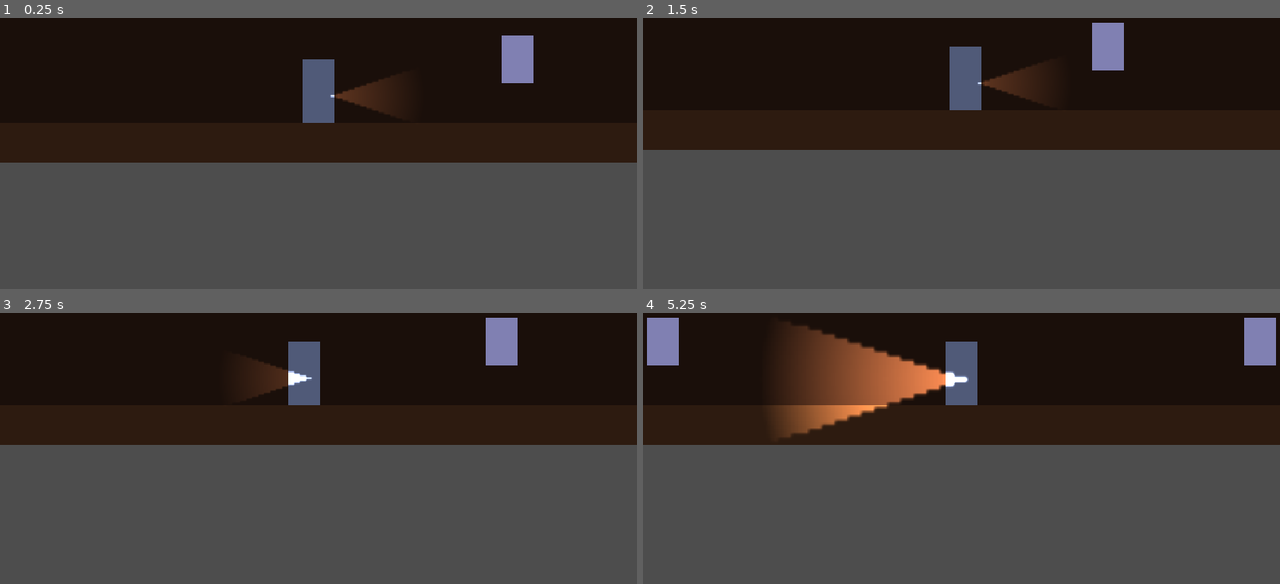
Above: before the commit, frames 1-4 (two rows, left to right).
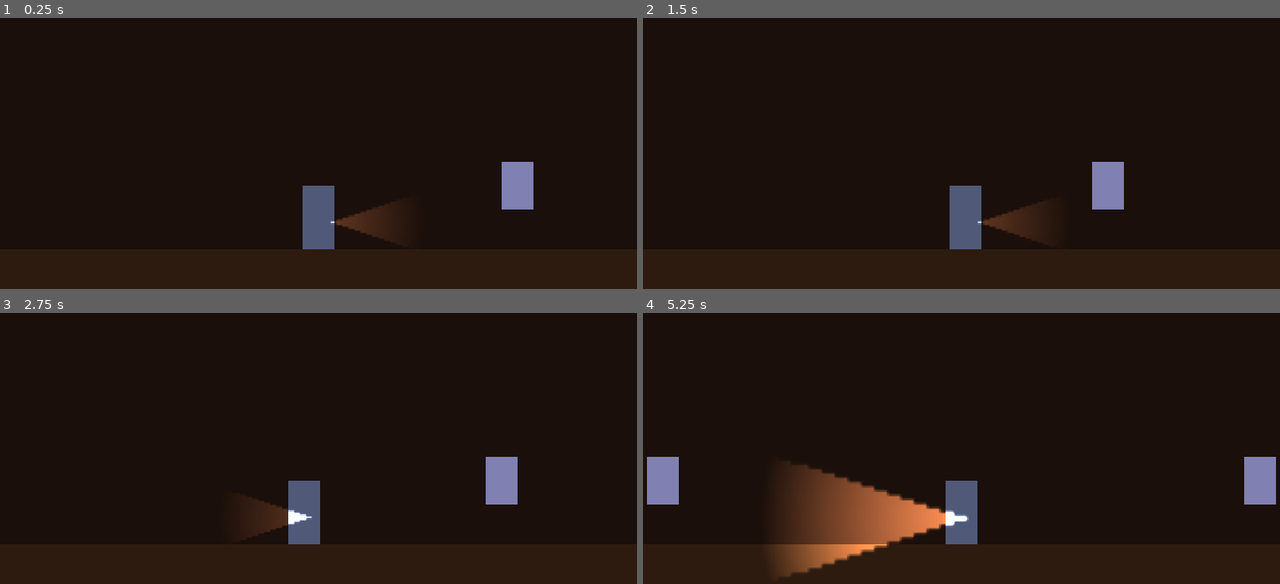
Above: after the commit, the same moments.

Repository: PNVDEVOPS/balagan_game
Game: Godot game, scene res://scenes/rooms/room_main_hall.tscn
Two runs of this game, one before a commit and one after it. Both use one fixed random seed, a clock stepped at 60 frames per second and the inputs below. This scene is started directly instead of the project's main scene.
Inputs (mouse positions are in pixels of both pictures, inside the frame that each line leads up to):
- Up to frame 1 (0.25 s): no input
- Up to frame 2 (1.5 s): tap Enter at 0.5 s; move the mouse to (929, 180) at 0.52 s; hold D (move_right) 0.53-1.25 s; hold Space (advance_dialogue) 0.53-1.25 s; click (929, 180) at 0.67 s; drag from (1152, 164) to (1120, 47) at 1.27 s
- Up to frame 3 (2.75 s): tap Space (advance_dialogue) at 2 s; move the mouse to (127, 350) at 2.02 s; hold A (move_left) from 2.03 s (still down); hold Q (hide) from 2.03 s (still down)
- Up to frame 4 (5.25 s): release A (move_left) at 2.75 s; release Q (hide) at 2.75 s; drag from (993, 405) to (770, 350) at 2.77 s; move the mouse to (865, 315) at 3.52 s; hold A (move_left) 3.53-4.25 s; hold Shift (run) 3.53-4.25 s; drag from (1101, 386) to (1235, 342) at 4.27 s; move the mouse to (834, 424) at 5.02 s; hold D (move_right) from 5.03 s (still down); hold F (crank) from 5.03 s (still down); click (834, 424) at 5.17 s

The runs differ from the first frame. In frame 1, 49% of the frame differs, in the area x 0-100%, y 6-100%; in frame 2, 54%; in frame 3, 54%; in frame 4, 61%, in the area x 0-100%, y 1-100%.

Commit message:
fix: camera limit_bottom=700 — trees and sky now visible

Diff:
--- a/scenes/player/player.tscn
+++ b/scenes/player/player.tscn
@@ -46,3 +46,4 @@
 
 [node name="Camera2D" type="Camera2D" parent="."]
 position_smoothing_enabled = true
+limit_bottom = 700
